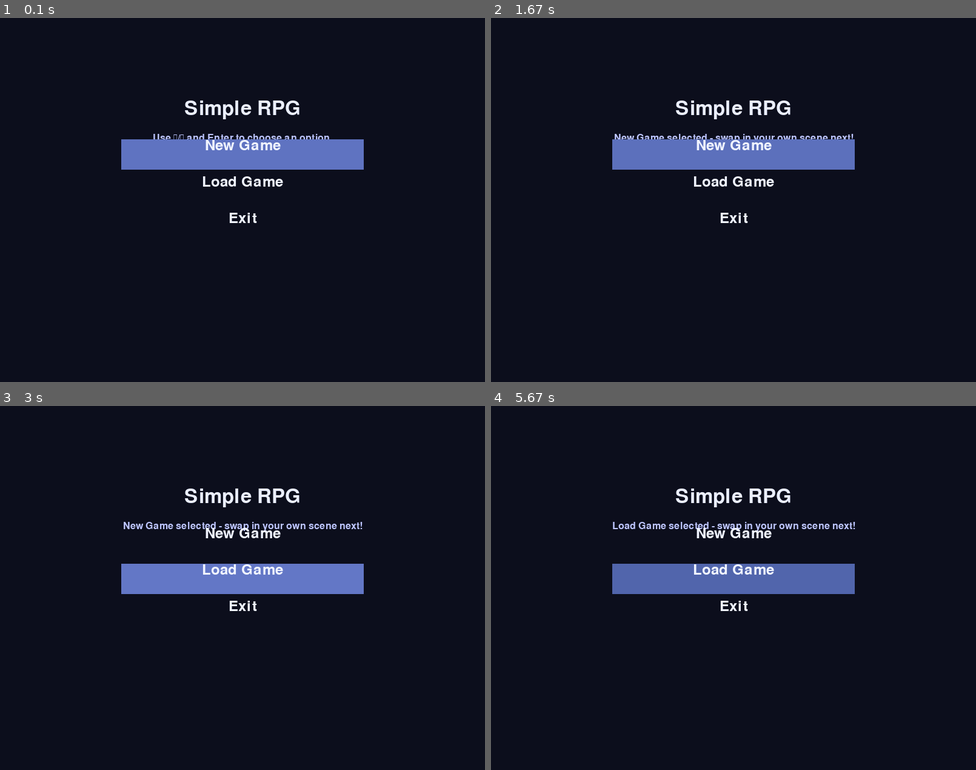
Above: before the commit, frames 1-4 (two rows, left to right).
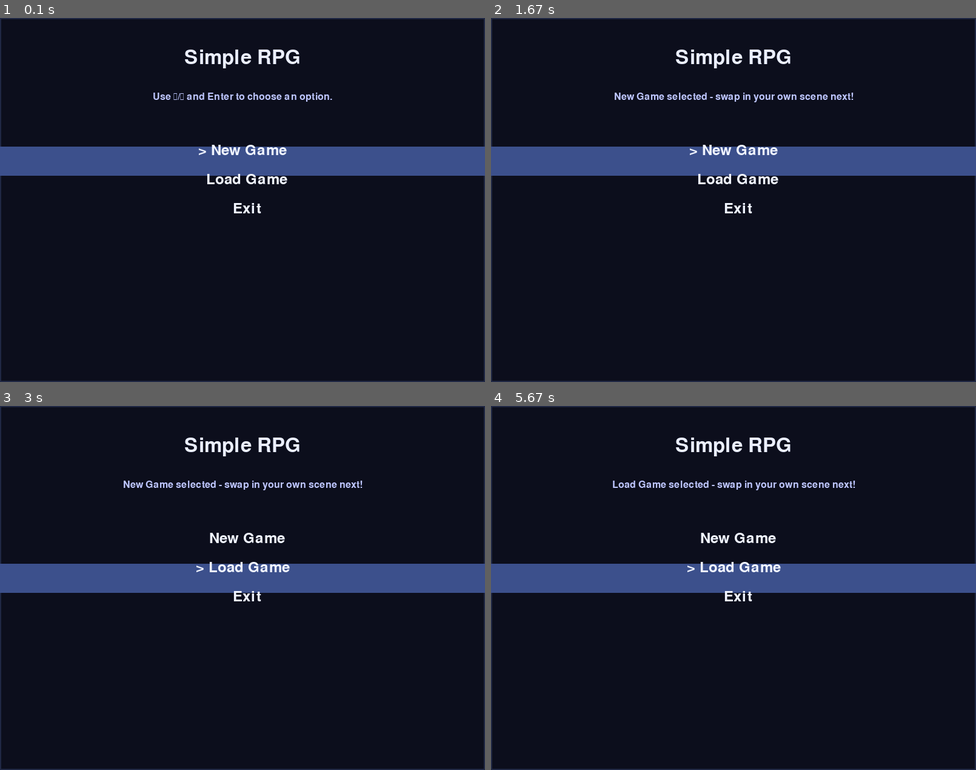
Above: after the commit, the same moments.

Repository: akiortagem/simple-rpg
Game: pygame game, started from example/intro_ui/main.py
The game is run twice, just before and just after one commit, with the same random seed, the same clock (stepped at 60 frames per second) and the same inputs.
Inputs:
- Up to frame 1 (0.1 s): no input
- Up to frame 2 (1.67 s): tap Enter at 0.33 s
- Up to frame 3 (3 s): hold Down from 2.73 s (still down)
- Up to frame 4 (5.67 s): release Down at 3.2 s; hold Up 3.67-4.03 s; hold Down 4.73-5.1 s; tap Keypad Enter at 5.63 s

The runs differ from the first frame. In frame 1, 12% of the frame differs, in the area x 0-100%, y 0-100%; in frame 2, 12%; in frame 3, 12%; in frame 4, 12%.

Commit message:
Refactor intro UI to declarative scene

Diff:
--- a/example/intro_ui/main.py
+++ b/example/intro_ui/main.py
@@ -2,69 +2,93 @@
 
 from __future__ import annotations
 
-from typing import Sequence
-
-from src.game.domain.contracts import Color, InputEvent, Key, Renderer
-from src.game.domain.scenes import Scene
+from src.game.domain.contracts import Color
+from src.game.domain.scenes import UIScene
+from src.game.domain.ui import Border, Column, Container, Menu, MenuChoice, Spacing, Text, UIElement
 from src.main import build_game
 
 
-class IntroScene(Scene):
+class IntroScene(UIScene):
     """Intro UI showing common menu options."""
 
     background_color: Color = (12, 14, 28)
 
     def __init__(self) -> None:
-        self._options = ["New Game", "Load Game", "Exit"]
+        super().__init__()
+        self._options = ("New Game", "Load Game", "Exit")
         self._selected_index = 0
         self._subtitle = "Use ↑/↓ and Enter to choose an option."
-        self._elapsed = 0.0
 
-    def handle_events(self, events: Sequence[InputEvent]) -> None:
-        for event in events:
-            if event.type != "KEYDOWN" or event.payload is None:
-                continue
+    def build(self) -> UIElement:
+        return Container(
+            background_color=self.background_color,
+            border=Border(color=(32, 40, 68), width=2),
+            content=Column(
+                contents=(
+                    Spacing(48),
+                    Text(
+                        "Simple RPG",
+                        color=(235, 239, 255),
+                        size=48,
+                        center=True,
+                    ),
+                    Text(
+                        self._subtitle,
+                        color=(190, 198, 255),
+                        size=24,
+                        center=True,
+                    ),
+                    Spacing(32),
+                    Menu(
+                        choices=(
+                            MenuChoice(
+                                "New Game",
+                                value="new",
+                                on_select=self._update_subtitle,
+                                color=(240, 244, 255),
+                                selected_color=(240, 244, 255),
+                                highlight_color=(60, 80, 140),
+                                size=36,
+                                center=True,
+                            ),
+                            MenuChoice(
+                                "Load Game",
+                                value="load",
+                                on_select=self._update_subtitle,
+                                color=(240, 244, 255),
+                                selected_color=(240, 244, 255),
+                                highlight_color=(60, 80, 140),
+                                size=36,
+                                center=True,
+                            ),
+                            MenuChoice(
+                                "Exit",
+                                value="exit",
+                                on_select=self._update_subtitle,
+                                color=(240, 244, 255),
+                                selected_color=(240, 244, 255),
+                                highlight_color=(60, 80, 140),
+                                size=36,
+                                center=True,
+                            ),
+                        ),
+                        spacing=12,
+                        selected_index=self._selected_index,
+                        on_choose=self._handle_choice,
+                    ),
+                ),
+                spacing=16,
+            ),
+        )
 
-            key = event.payload.get("key")
-            if key == Key.UP:
-                self._selected_index = (self._selected_index - 1) % len(self._options)
-            elif key == Key.DOWN:
-                self._selected_index = (self._selected_index + 1) % len(self._options)
-            elif key == Key.ENTER:
-                self._activate_option()
+    def _update_subtitle(self, choice: MenuChoice) -> None:
+        self._subtitle = f"{choice.label} selected - swap in your own scene next!"
+        if choice.label in self._options:
+            self._selected_index = self._options.index(choice.label)
 
-    def update(self, delta_time: float) -> None:
-        self._elapsed += delta_time
-
-    def render(self, renderer: Renderer) -> None:
-        renderer.clear(self.background_color)
-        width, height = renderer.size
-
-        renderer.draw_text("Simple RPG", (width // 2, height // 4), (235, 239, 255), 48, center=True)
-        renderer.draw_text(self._subtitle, (width // 2, height // 4 + 48), (190, 198, 255), 24, center=True)
-
-        start_y = height // 2 - (len(self._options) * 30)
-        for index, option in enumerate(self._options):
-            y = start_y + index * 60
-            is_selected = index == self._selected_index
-
-            if is_selected:
-                pulse = (abs(((self._elapsed % 1.5) / 1.5) - 0.5) * 2)
-                highlight = (
-                    int(60 + 40 * pulse),
-                    int(80 + 40 * pulse),
-                    int(140 + 60 * pulse),
-                )
-                renderer.draw_rect(highlight, (width // 2 - 200, y - 10, 400, 50))
-
-            renderer.draw_text(option, (width // 2, y), (240, 244, 255), 36, center=True)
-
-    def _activate_option(self) -> None:
-        choice = self._options[self._selected_index]
-        if choice == "Exit":
+    def _handle_choice(self, value: str | None) -> None:
+        if value == "exit":
             self.request_exit()
-        else:
-            self._subtitle = f"{choice} selected - swap in your own scene next!"
 
 
 def main() -> None:
--- a/src/game/domain/scenes.py
+++ b/src/game/domain/scenes.py
@@ -103,9 +103,10 @@
         )
 
     def _render_text(self, renderer: Renderer, rect: Rect, text: Text) -> None:
+        position = (rect.x + rect.width // 2, rect.y) if text.center else (rect.x, rect.y)
         renderer.draw_text(
             text.content,
-            (rect.x, rect.y),
+            position,
             text.color,
             font_size=text.size,
             center=text.center,
@@ -125,9 +126,10 @@
                     rect.height + padding * 2,
                 ),
             )
+        position = (rect.x + rect.width // 2, rect.y) if choice.center else (rect.x, rect.y)
         renderer.draw_text(
             choice.display_label,
-            (rect.x, rect.y),
+            position,
             choice.display_color,
             font_size=choice.size,
             center=choice.center,
